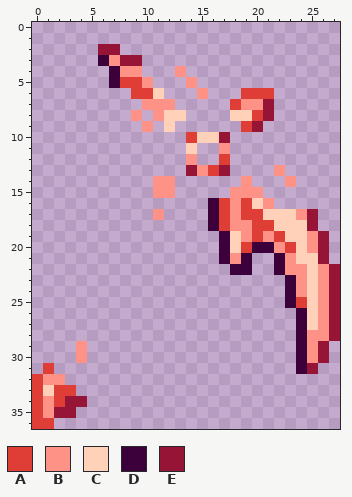
Two states of a pixel-art sprite, Glowmasks/Reskins/ExperimentalNanoPickaxeVlitch.png. Above is the file before it was changed.
The file is 56x74 pixels, drawn in blocks of 2x2; one block is one cell here.
Palette (. is transparent): A #df3e37  B #ff9287  C #ffd1b8  D #3c003a  E #961436
Pixels before, first column x 0:
 2 ......EE....................
 3 ......DBEE..................
 4 .......DBB...B..............
 5 .......DAAB...B.............
 6 .........AAC...B...AAA......
 7 ..........BBB.....ABBE......
 8 .........B.BCC....CCAE......
 9 ..........B.C......AE.......
10 ..............ACCE..........
11 ..............C..B..........
12 ..............B..A..........
13 ..............EBAE....B.....
14 ...........BB......B...B....
15 ...........BB.....BBB.......
16 ................DABACB......
17 ...........B....DABAACCCBE..
18 ................DABBAACCCE..
19 .................DCBABACCBE.
20 .................DCADDBACBE.
21 .................DBD..DBCCE.
22 ..................DD..DBBCBE
23 .......................DBCBE
24 .......................DBCBE
25 .......................DACBE
26 ........................DCBE
27 ........................DCBE
28 ........................DBBE
29 ....B...................DBE.
30 ....B...................DBE.
31 .A......................DE..
32 ABB.........................
33 ACAA........................
34 ABAEE.......................
35 ABEE........................
36 AA..........................
The result:
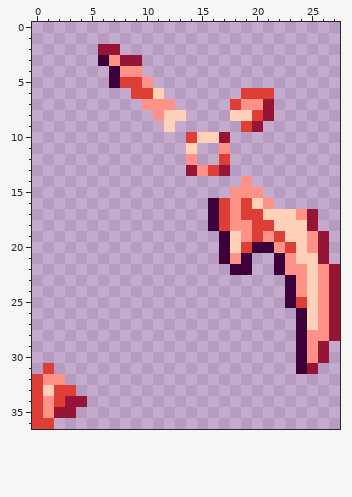
What changed:
{"y":4,"x":13,"old":"B","new":"."}
{"y":5,"x":14,"old":"B","new":"."}
{"y":6,"x":15,"old":"B","new":"."}
{"y":8,"x":9,"old":"B","new":"."}
{"y":9,"x":10,"old":"B","new":"."}
{"y":13,"x":22,"old":"B","new":"."}
{"y":14,"x":11,"old":"BB","new":".."}
{"y":14,"x":23,"old":"B","new":"."}
{"y":15,"x":11,"old":"BB","new":".."}
{"y":17,"x":11,"old":"B","new":"."}
{"y":29,"x":4,"old":"B","new":"."}
{"y":30,"x":4,"old":"B","new":"."}
{"label":"erased","picture_box":[131,66,208,220]}
{"label":"erased","picture_box":[274,165,296,187]}
{"label":"erased","picture_box":[76,341,87,363]}
